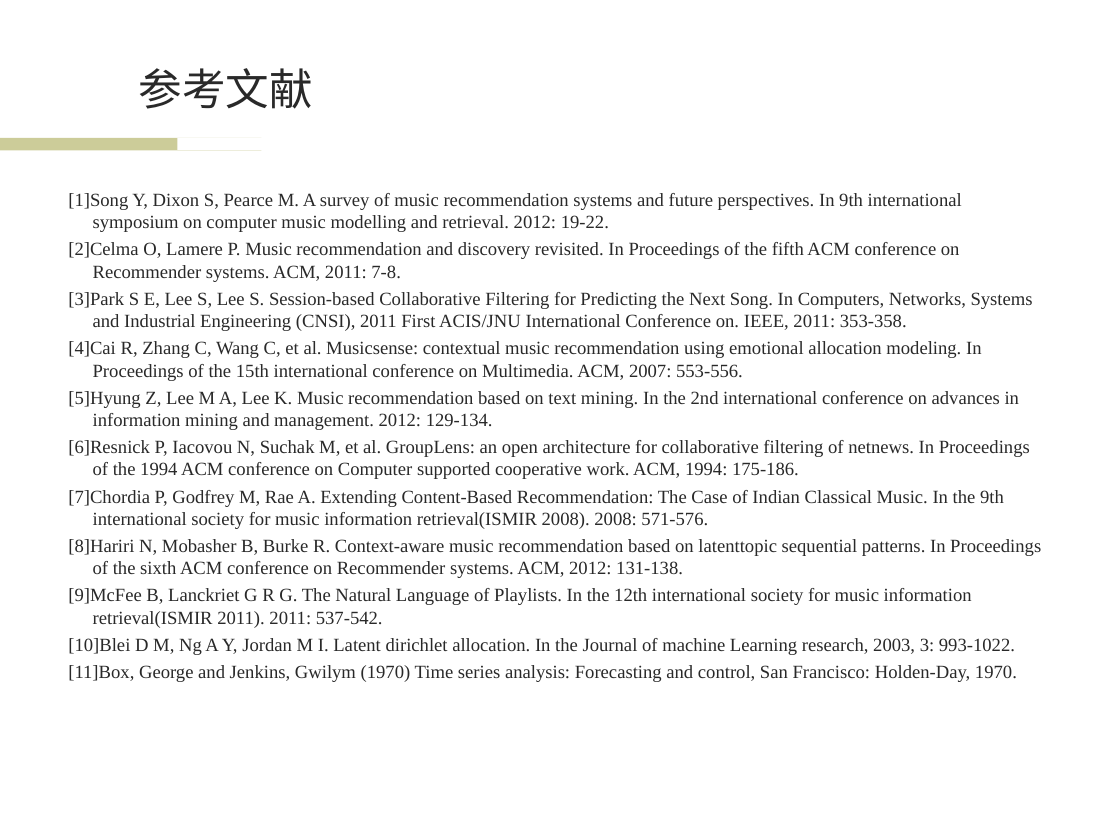
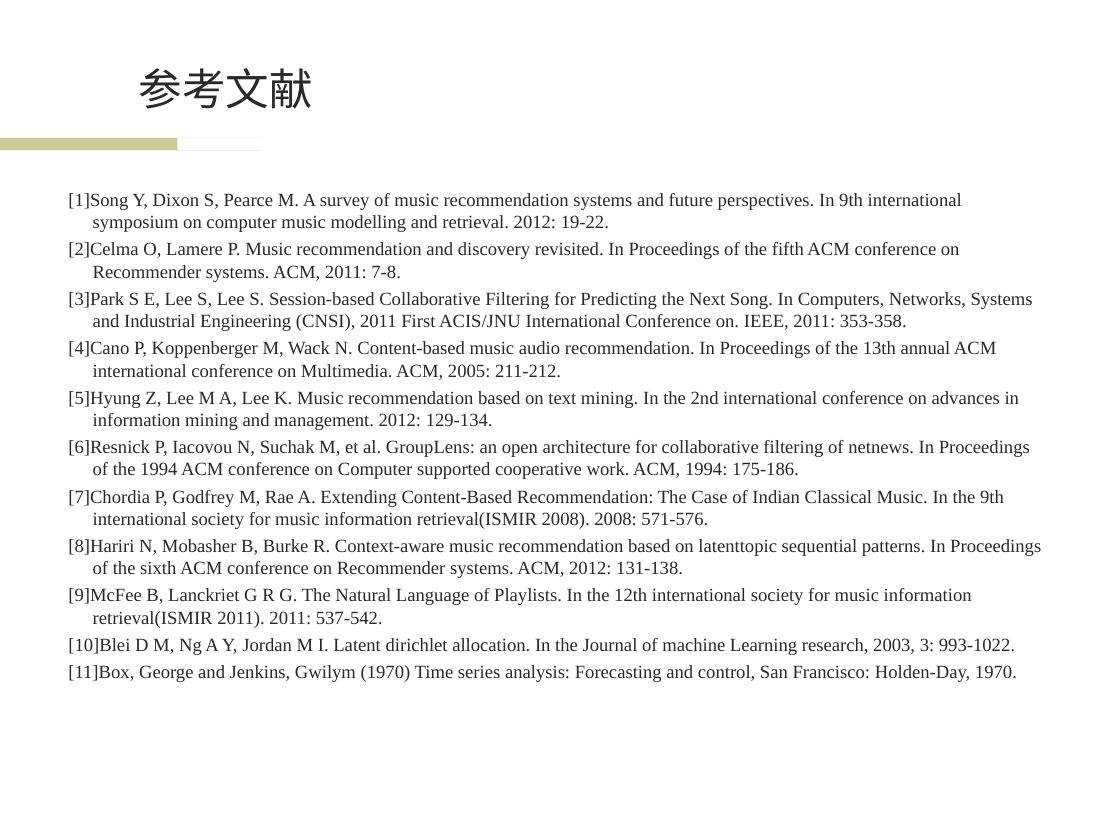
Before and after one commit to wwssttt/NJUThesis, a slide deck: slide 22 of ppt/一种基于时间序列分析的个性化音乐推荐系统及其实现.ppt. Drawn at 1120x840 pixels with LibreOffice and Linux fonts; fonts in the diff are those of the drawing; background and template pictures are left out. Boxes give left, top, right and bottom in pixels: in the first picture for what was removed or moved away, otherwise in the second. Text is boxed around its words. In the diff, an @@ line names an element or a change of style, - is before the commit and + after.

```diff
--- a/ppt/一种基于时间序列分析的个性化音乐推荐系统及其实现.ppt
+++ b/ppt/一种基于时间序列分析的个性化音乐推荐系统及其实现.ppt
@@ text at [68,341,996,380]: text changed @@
-[4]Cai R, Zhang C, Wang C, et al. Musicsense: contextual music recommendation using emotional allocation modeling. In Proceedings of the 15th international conference on Multimedia. ACM, 2007: 553-556.
+[4]Cano P, Koppenberger M, Wack N. Content-based music audio recommendation. In Proceedings of the 13th annual ACM international conference on Multimedia. ACM, 2005: 211-212.
```
Also in this commit, not shown: 1 other slide changed, 1 slide added, 1 slide removed, 1 other file.
